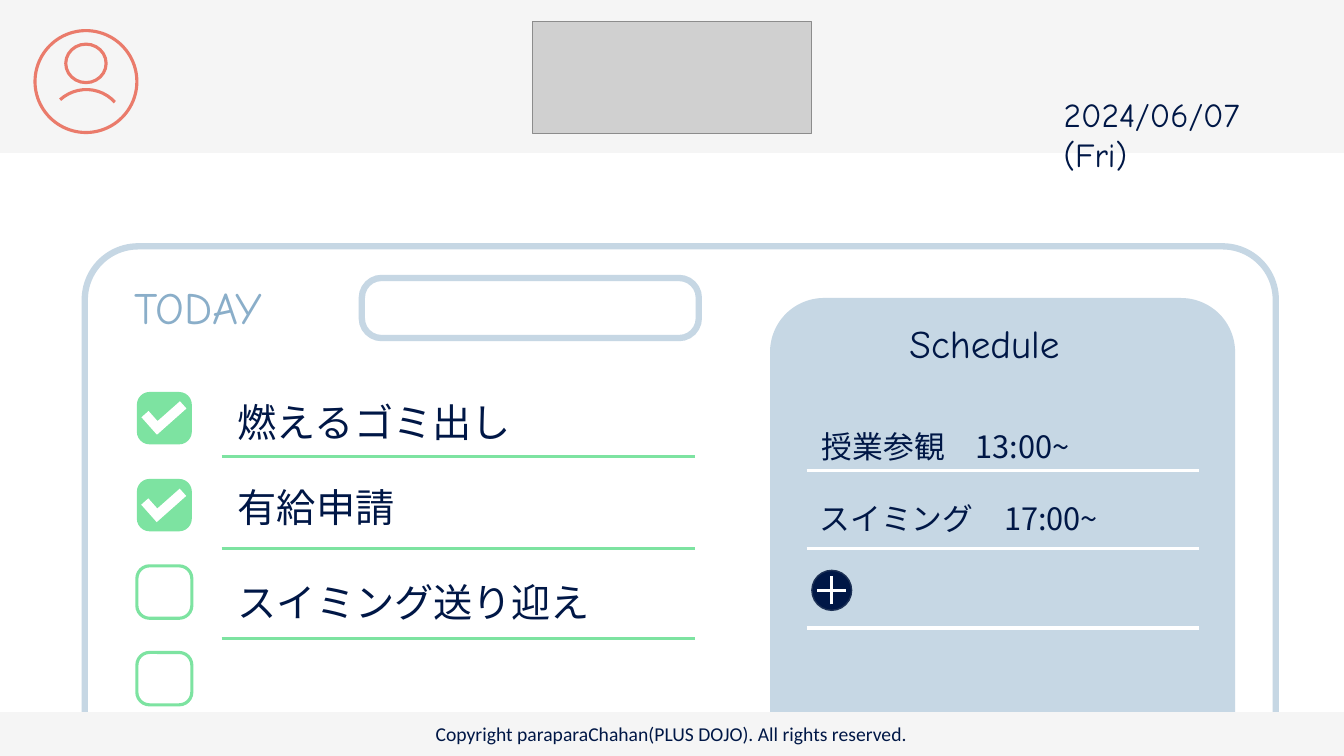
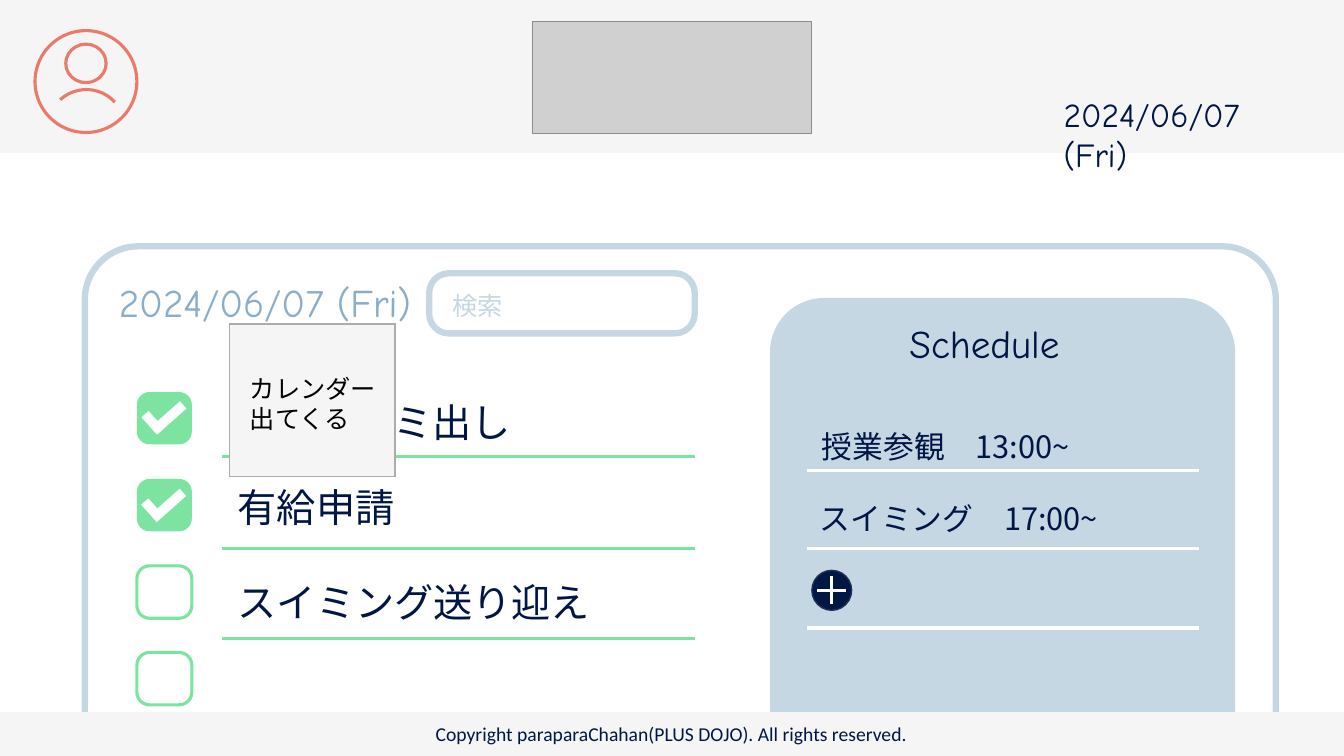
Before and after one commit to plusdojo2024/C2, a slide deck: slide 15 of doc/13_外部設計/famiLink 画面デザイン.pptx (slide 14 before the commit). Drawn at 1344x756 pixels with LibreOffice and Linux fonts; fonts in the diff are those of the drawing; grey boxes stand for pictures. Boxes give left, top, right and bottom in pixels: in the first picture for what was removed or moved away, otherwise in the second. Text is boxed around its words. In the diff, an @@ line names an element or a change of style, - is before the commit and + after.

```diff
--- a/doc/13_外部設計/famiLink 画面デザイン.pptx
+++ b/doc/13_外部設計/famiLink 画面デザイン.pptx
@@ text at <box>119,286,411,330</box>: text changed; size 32 to 28 pt @@
-TODAY
+2024/06/07 (Fri)
@@ rounded rectangle: place and size @@
-rounded rectangle at <box>362,278,699,339</box>
+rounded rectangle at <box>430,273,695,334</box>
@@ text added at <box>452,294,502,317</box>, 18 pt, text #C6D7E4 @@
+検索
@@ rectangle added at <box>230,325,395,477</box>, fill #F5F5F5, outline #AFABAB 1 pt @@
@@ text added at <box>250,377,376,430</box>, 18 pt, text #000000 @@
+カレンダー出てくる
```
Also in this commit, not shown: 3 other slides changed, 2 slides added.
